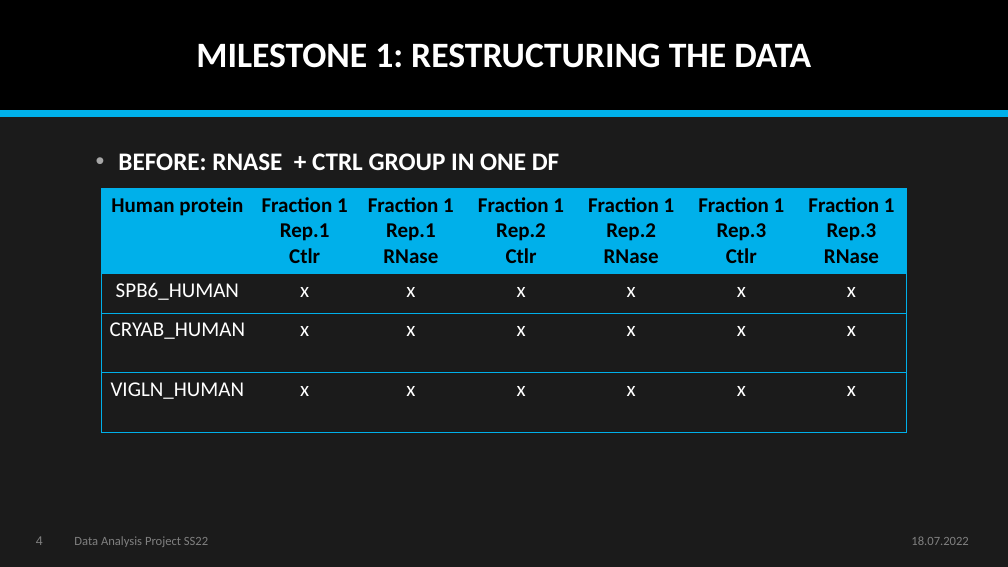
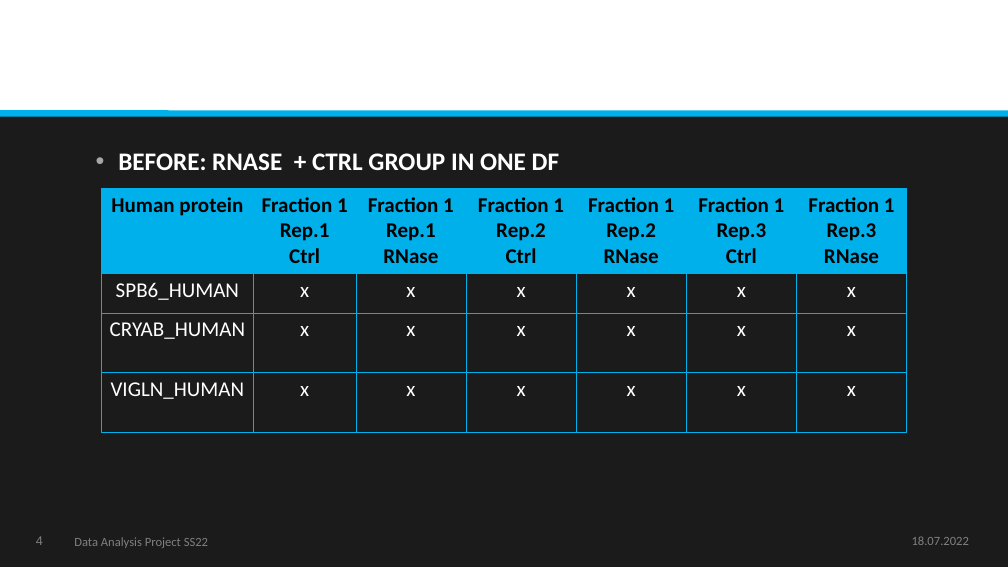
Before and after one commit to datascience-mobi-2022/2022-topic-03-team-04, a slide deck: slide 4 of final/Data Analysis Project SS22_Final Presentation_Topic 3_Team 4.pptx. Drawn at 1008x567 pixels with LibreOffice and Linux fonts; fonts in the diff are those of the drawing. Boxes give left, top, right and bottom in pixels: in the first picture for what was removed or moved away, otherwise in the second. Text is boxed around its words. In the diff, an @@ line names an element or a change of style, - is before the commit and + after.

```diff
--- a/final/Data Analysis Project SS22_Final Presentation_Topic 3_Team 4.pptx
+++ b/final/Data Analysis Project SS22_Final Presentation_Topic 3_Team 4.pptx
@@ rectangle at (x1=0, y1=0, x2=1008, y2=113): fill #000000 to #FFFFFF @@
@@ title removed at (x1=196, y1=43, x2=811, y2=68) @@
-MILESTONE 1: RESTRUCTURING THE DATA
@@ table at (x1=101, y1=188, x2=907, y2=432) @@
-row 1: Human protein | Fraction 1 / Rep.1 / Ctlr | Fraction 1 / Rep.1 / RNase | Fraction 1 / Rep.2 / Ctlr | Fraction 1 / Rep.2 / RNase | Fraction 1 / Rep.3 / Ctlr | Fraction 1 / Rep.3 / RNase
+row 1: Human protein | Fraction 1 / Rep.1 / Ctrl | Fraction 1 / Rep.1 / RNase | Fraction 1 / Rep.2 / Ctrl | Fraction 1 / Rep.2 / RNase | Fraction 1 / Rep.3 / Ctrl | Fraction 1 / Rep.3 / RNase
@@ fill none to #00B0EA in 6 cells @@
@@ borders changed @@
```
Also in this commit, not shown: 14 other slides changed, 6 other files.
